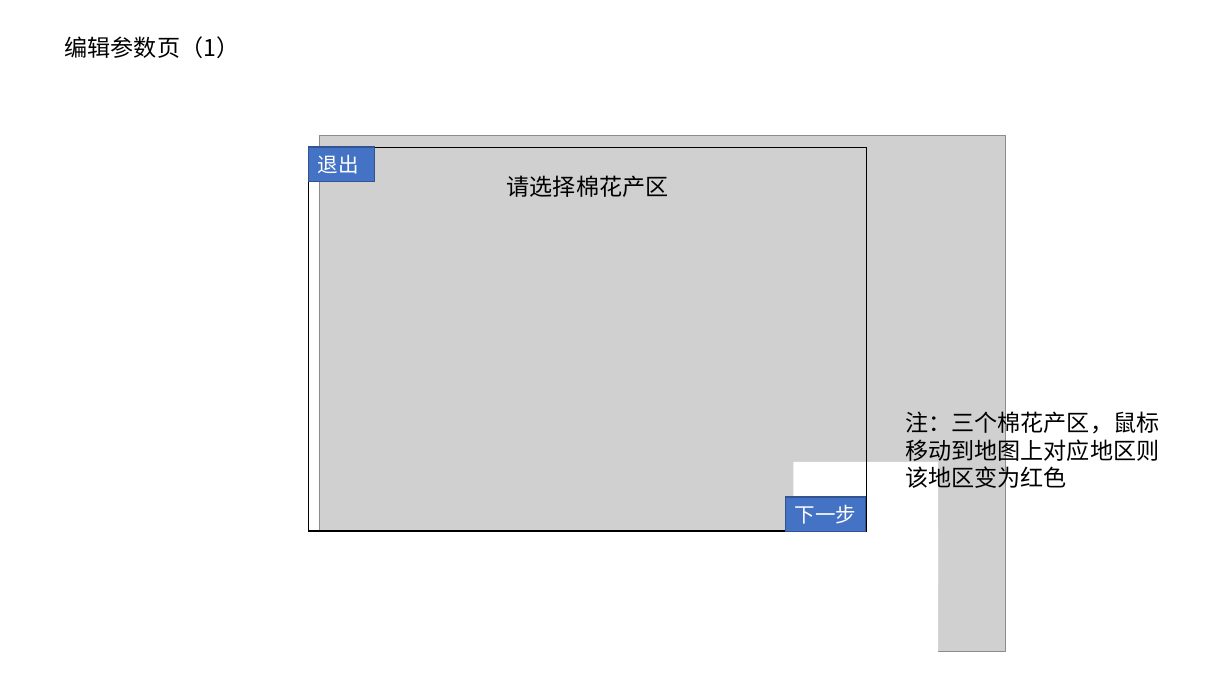
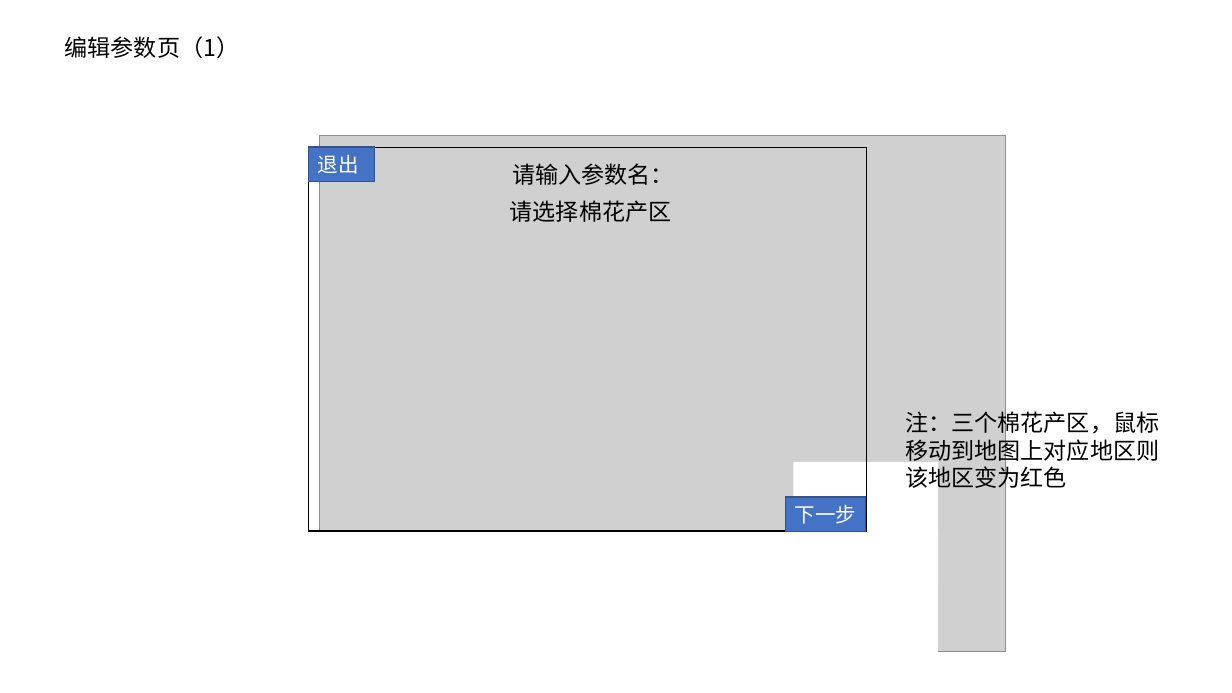
Before and after one commit to jerryfeng2003/The_C_design_on_cotton, a slide deck: slide 5 of 相关资料/界面设计(第一版）.pptx (slide 2 before the commit). Drawn at 1232x693 pixels with LibreOffice and Linux fonts; fonts in the diff are those of the drawing; grey boxes stand for pictures. Boxes give left, top, right and bottom in pixels: in the first picture for what was removed or moved away, otherwise in the second. Text is boxed around its words. In the diff, an @@ line names an element or a change of style, - is before the commit and + after.

```diff
--- a/相关资料/界面设计(第一版）.pptx
+++ b/相关资料/界面设计(第一版）.pptx
@@ text added at <box>512,163,674,185</box>, 18 pt, text #000000 @@
+请输入参数名：
@@ text "请选择棉花产区": place and size @@
-text "请选择棉花产区" at <box>507,175,669,197</box>
+text "请选择棉花产区" at <box>510,200,672,222</box>
```
Also in this commit, not shown: 8 other slides changed, 12 slides added, 2 slides removed, 3 other files.
